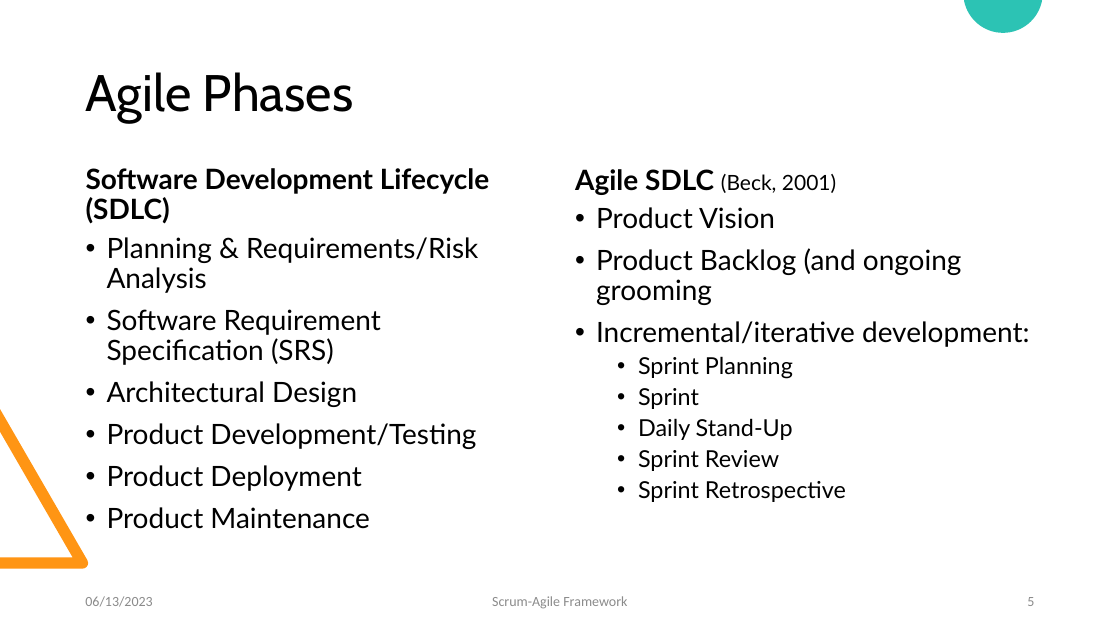
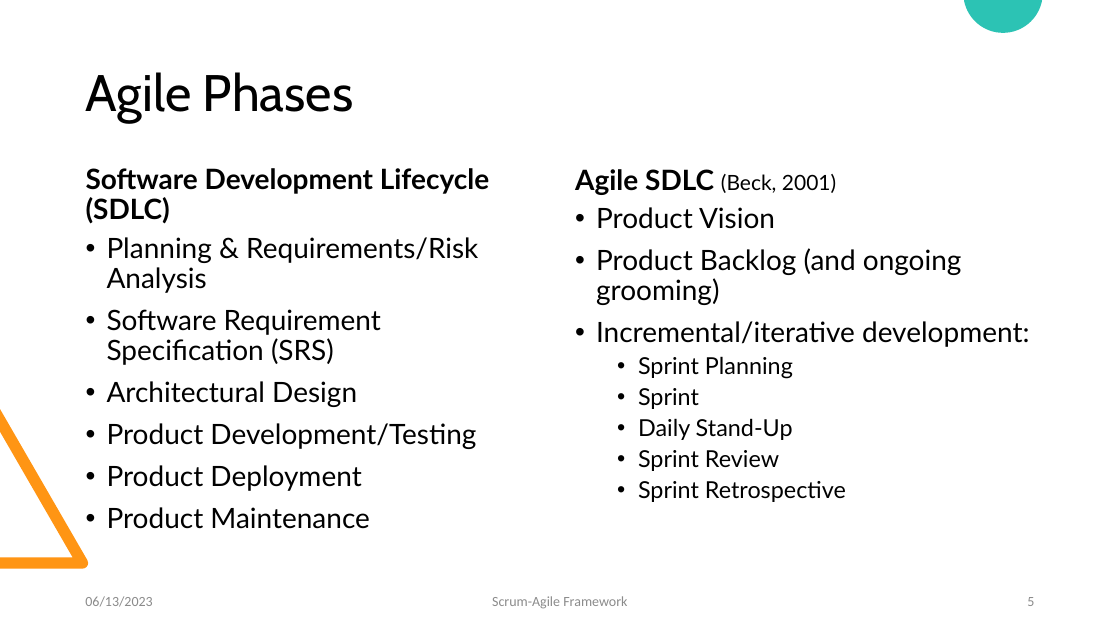
Before and after one commit to matthew-pool/portfolio, a slide deck: slide 5 of [SDLC] Scrum-Agile/Scrum-Agile Presentation.pptx. Drawn at 1120x630 pixels with LibreOffice and Linux fonts; fonts in the diff are those of the drawing. Boxes give left, top, right and bottom in pixels: in the first picture for what was removed or moved away, otherwise in the second. Text is boxed around its words. In the diff, an @@ line names an element or a change of style, - is before the commit and + after.

```diff
--- a/[SDLC] Scrum-Agile/Scrum-Agile Presentation.pptx
+++ b/[SDLC] Scrum-Agile/Scrum-Agile Presentation.pptx
@@ text at (596, 248, 962, 305): text changed @@
-• Product Backlog (and ongoing grooming
+• Product Backlog (and ongoing grooming)
```
Also in this commit, not shown: 7 other files.
